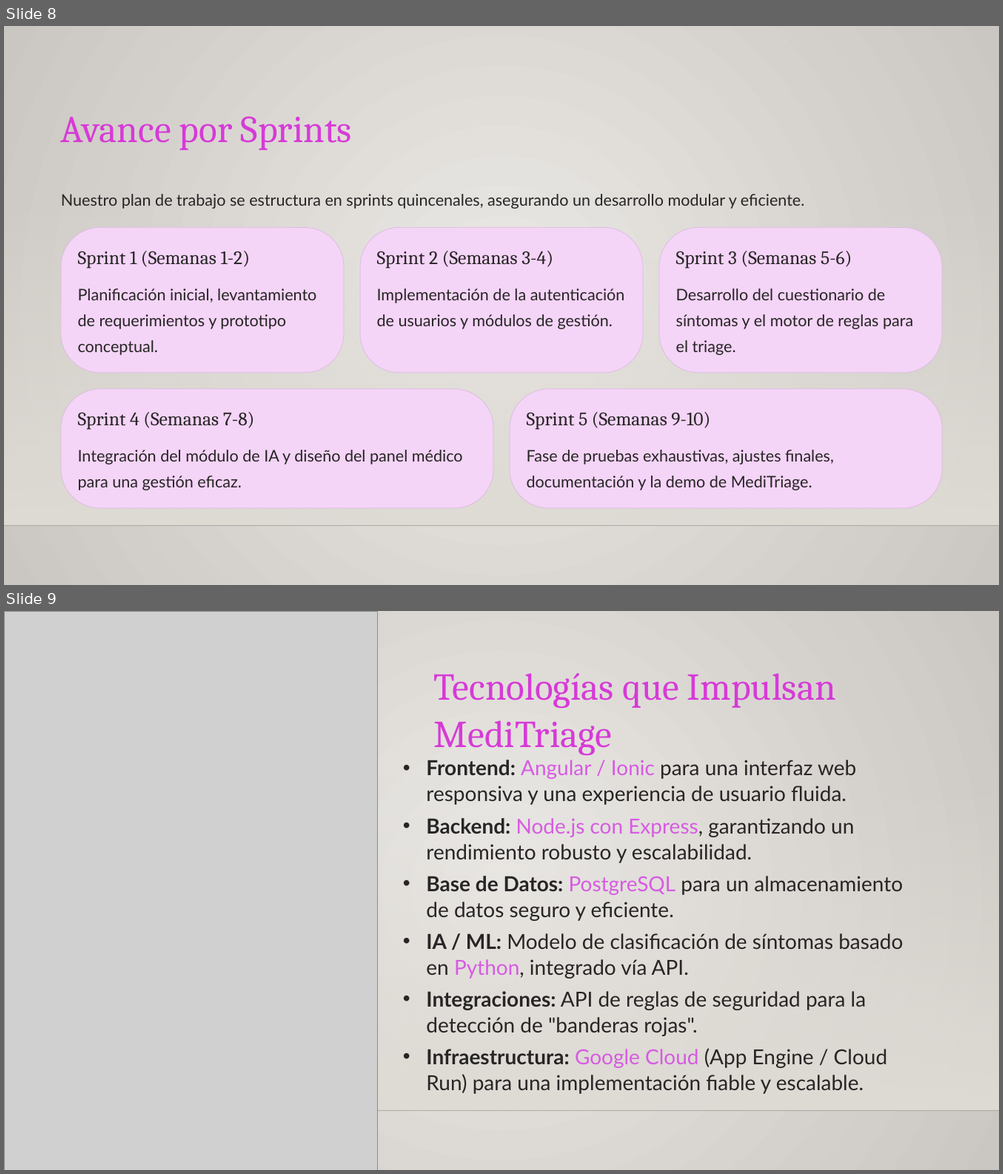
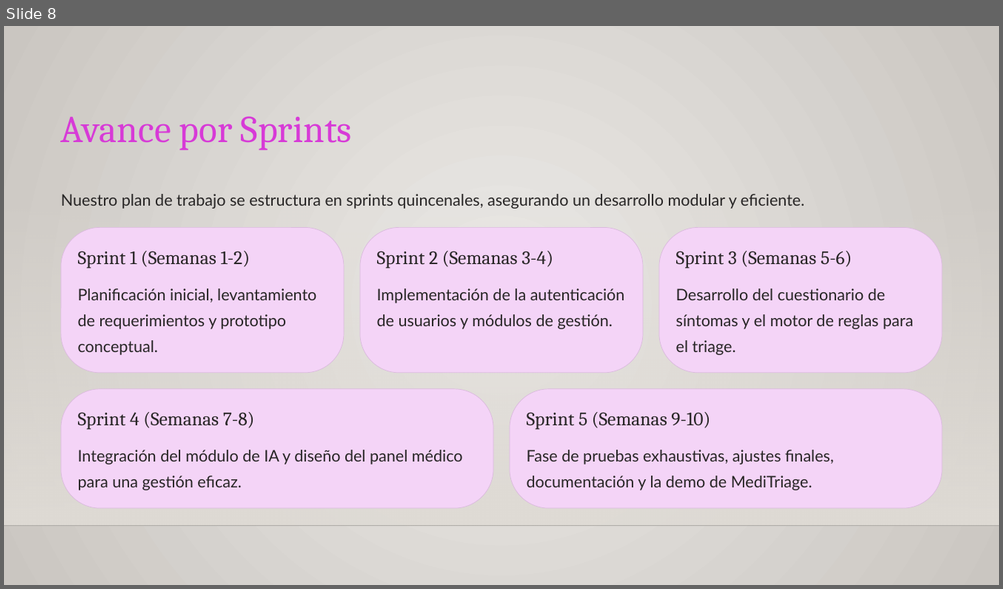
Before and after one commit to MRCuevasCarreno/MediTriage, a slide deck: Fase 1/Evidencias Grupales/MediTriage.pptx. Shown one above the other, each under a label of ours: slides 8 and 9 before the commit, slide 8 after it. The pictures are 1003x1174 and 1003x589 pixels, drawn with LibreOffice and Linux fonts; fonts in the diff are those of the drawing; grey boxes stand for pictures; background and template pictures are left out. Boxes give left, top, right and bottom in pixels: in the first picture for what was removed or moved away, otherwise in the second. Text is boxed around its words. In the diff, an @@ line names an element or a change of style, - is before the commit and + after.

```diff
--- a/Fase 1/Evidencias Grupales/MediTriage.pptx
+++ b/Fase 1/Evidencias Grupales/MediTriage.pptx
@@ slide 9 removed at [4, 611, 999, 1170], background gradient #ECEAE7 to #CAC7C1; not listed: 2 template elements that a slide beside it also shows @@
@@ picture removed at [4, 611, 377, 1170] @@
@@ text removed at [434, 673, 836, 755] @@
-Tecnologías que Impulsan MediTriage
@@ text removed at [426, 760, 856, 805] @@
-• Frontend: Angular / Ionic para una interfaz web responsiva y una experiencia de usuario fluida.
@@ text removed at [426, 818, 854, 863] @@
-• Backend: Node.js con Express, garantizando un rendimiento robusto y escalabilidad.
@@ text removed at [426, 876, 902, 921] @@
-• Base de Datos: PostgreSQL para un almacenamiento de datos seguro y eficiente.
@@ text removed at [426, 934, 902, 979] @@
-• IA / ML: Modelo de clasificación de síntomas basado en Python, integrado vía API.
@@ text removed at [426, 991, 866, 1037] @@
-• Integraciones: API de reglas de seguridad para la detección de "banderas rojas".
@@ text removed at [426, 1048, 887, 1094] @@
-• Infraestructura: Google Cloud (App Engine / Cloud Run) para una implementación fiable y escalable.
```
Also in this commit, not shown: 8 slides changed, 4 slides added, 1 other slide removed.
